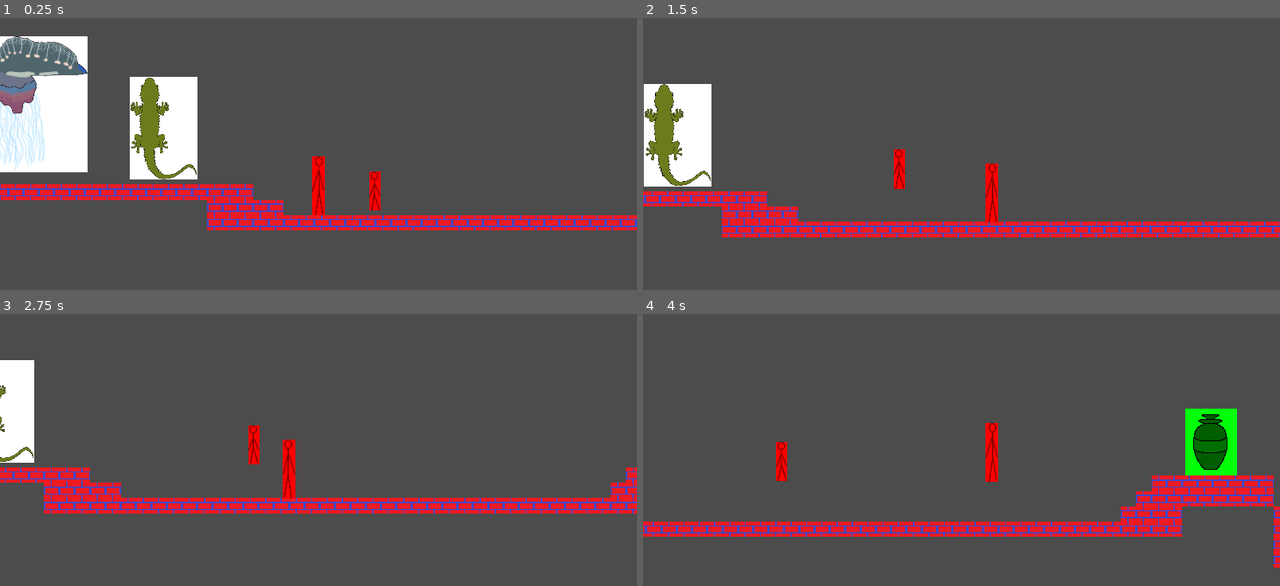
Above: before the commit, frames 1-4 (two rows, left to right).
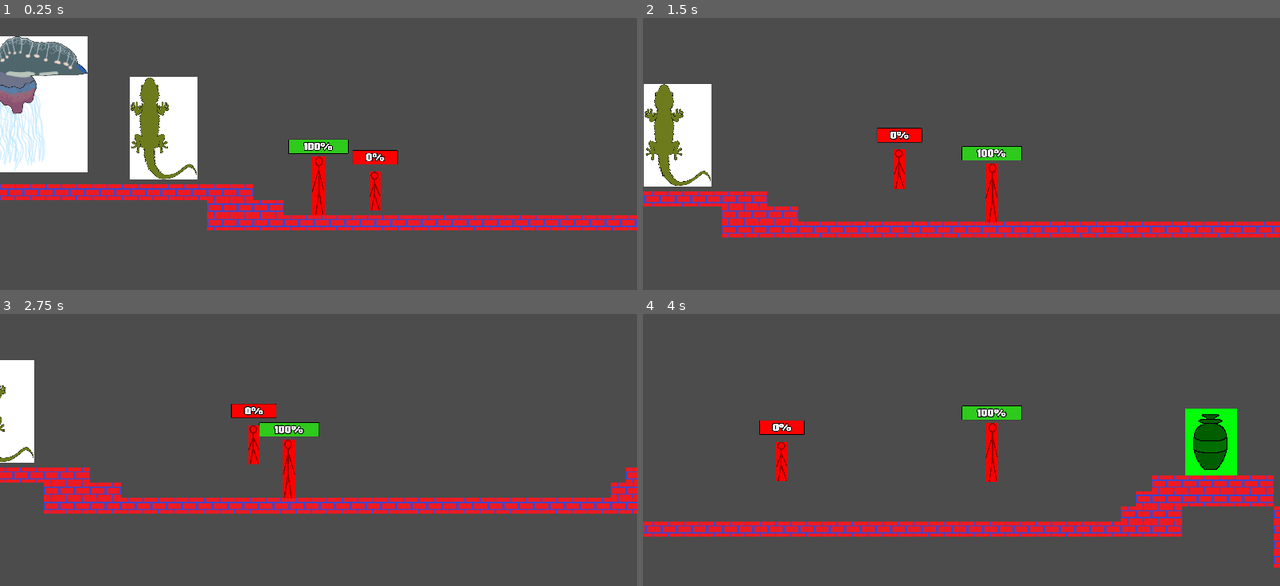
Above: after the commit, the same moments.

Repository: EyeBallTank/PROJECT-NORTUBEL-main-ish
Game: Godot game, scene res://src/levels/LevelTemplate3.tscn
Same seed, same stepped clock (60 frames per second), same inputs: the game is played once before the commit and once after it. This scene is started directly instead of the project's main scene.
Inputs:
- Up to frame 1 (0.25 s): no input
- Up to frame 2 (1.5 s): hold F (followme) 0.53-1.28 s; hold Right (right) from 0.53 s (still down); tap Up (jumpup) at 0.77 s; tap S (standstill) at 1.35 s
- Up to frame 3 (2.75 s): tap Up (jumpup) at 1.52 s; release Right (right) at 2.03 s; hold Left (left) from 2.03 s (still down); hold F (followme) from 2.03 s (still down)
- Up to frame 4 (4 s): release Left (left) at 2.78 s; release F (followme) at 2.78 s; hold Right (right) from 2.78 s (still down); tap S (standstill) at 2.85 s; tap Up (jumpup) at 3.02, 3.77 s; hold F (followme) from 3.53 s (still down)

The runs differ from the first frame. In frame 1, 0.9% of the frame differs, in the area x 45-63%, y 44-54%; in frame 2, 0.9%, in the area x 36-60%, y 40-53%; in frame 3, 0.9%; in frame 4, 0.9%.

Commit message:
added healthbars for the 2 characters
no actual health gameplay system but the player's seems fine?
it's the companion's health bar that seems to break the game somehow

Diff:
--- a/src/levels/LevelTemplate.tscn
+++ b/src/levels/LevelTemplate.tscn
@@ -8,7 +8,7 @@
 [ext_resource path="res://src/level_objects/Gong checkpoint.tscn" type="PackedScene" id=6]
 [ext_resource path="res://src/enemies/gecko enemy.tscn" type="PackedScene" id=7]
 [ext_resource path="res://src/level_hazards/Manowar test.tscn" type="PackedScene" id=8]
-[ext_resource path="res://src/menusandui/healthbar.tscn" type="PackedScene" id=9]
+[ext_resource path="res://src/menusandui/healthbarPlayer.tscn" type="PackedScene" id=9]
 [ext_resource path="res://src/level_objects/Door.tscn" type="PackedScene" id=10]
 [ext_resource path="res://src/levels/LevelTemplate.gd" type="Script" id=11]
 [ext_resource path="res://screens/PauseMenu.tscn" type="PackedScene" id=12]
--- a/src/levels/LevelTemplate2.tscn
+++ b/src/levels/LevelTemplate2.tscn
@@ -5,7 +5,7 @@
 [ext_resource path="res://src/play_actors/Companion.tscn" type="PackedScene" id=3]
 [ext_resource path="res://src/level_objects/Door.tscn" type="PackedScene" id=4]
 [ext_resource path="res://src/levels/LevelTemplate2.gd" type="Script" id=5]
-[ext_resource path="res://src/menusandui/healthbar.tscn" type="PackedScene" id=9]
+[ext_resource path="res://src/menusandui/healthbarPlayer.tscn" type="PackedScene" id=9]
 
 [sub_resource type="ConvexPolygonShape2D" id=1]
 points = PoolVector2Array( 0, 0, 64, 0, 64, 64, 0, 64 )
--- a/src/menusandui/healthbar.tscn
+++ /dev/null
@@ -1,7 +0,0 @@
-[gd_scene format=2]
-
-[node name="Healthbar" type="ProgressBar"]
-margin_left = 1.0
-margin_top = -32.0
-margin_right = 169.0
-margin_bottom = -1.0
--- /dev/null
+++ b/src/menusandui/healthbarCompanion.tscn
@@ -0,0 +1,46 @@
+[gd_scene load_steps=6 format=2]
+
+[ext_resource path="res://assets/fonts/mikodacs-font/Mikodacspcs-wAv9.otf" type="DynamicFontData" id=1]
+
+[sub_resource type="StyleBoxFlat" id=1]
+bg_color = Color( 1, 0, 0, 1 )
+border_width_left = 2
+border_width_top = 2
+border_width_right = 2
+border_width_bottom = 2
+border_color = Color( 0, 0, 0, 1 )
+corner_radius_top_left = 3
+corner_radius_top_right = 3
+corner_radius_bottom_right = 3
+corner_radius_bottom_left = 3
+shadow_color = Color( 0, 0, 0, 0 )
+
+[sub_resource type="StyleBoxFlat" id=2]
+bg_color = Color( 0.184314, 0.796078, 0.113725, 1 )
+border_width_left = 2
+border_width_top = 2
+border_width_right = 2
+border_width_bottom = 2
+border_color = Color( 0, 0, 0, 1 )
+corner_radius_top_left = 3
+corner_radius_top_right = 3
+corner_radius_bottom_right = 3
+corner_radius_bottom_left = 3
+
+[sub_resource type="Theme" id=3]
+ProgressBar/styles/bg = SubResource( 1 )
+ProgressBar/styles/fg = SubResource( 2 )
+
+[sub_resource type="DynamicFont" id=4]
+size = 55
+outline_size = 3
+outline_color = Color( 0, 0, 0, 1 )
+font_data = ExtResource( 1 )
+
+[node name="HealthbarCompanion" type="ProgressBar"]
+margin_left = 1.0
+margin_top = -61.0
+margin_right = 190.0
+margin_bottom = -1.0
+theme = SubResource( 3 )
+custom_fonts/font = SubResource( 4 )
--- /dev/null
+++ b/src/menusandui/healthbarPlayer.tscn
@@ -0,0 +1,46 @@
+[gd_scene load_steps=6 format=2]
+
+[ext_resource path="res://assets/fonts/mikodacs-font/Mikodacspcs-wAv9.otf" type="DynamicFontData" id=1]
+
+[sub_resource type="StyleBoxFlat" id=1]
+bg_color = Color( 1, 0, 0, 1 )
+border_width_left = 2
+border_width_top = 2
+border_width_right = 2
+border_width_bottom = 2
+border_color = Color( 0, 0, 0, 1 )
+corner_radius_top_left = 3
+corner_radius_top_right = 3
+corner_radius_bottom_right = 3
+corner_radius_bottom_left = 3
+shadow_color = Color( 0, 0, 0, 0 )
+
+[sub_resource type="StyleBoxFlat" id=2]
+bg_color = Color( 0.184314, 0.796078, 0.113725, 1 )
+border_width_left = 2
+border_width_top = 2
+border_width_right = 2
+border_width_bottom = 2
+border_color = Color( 0, 0, 0, 1 )
+corner_radius_top_left = 3
+corner_radius_top_right = 3
+corner_radius_bottom_right = 3
+corner_radius_bottom_left = 3
+
+[sub_resource type="Theme" id=3]
+ProgressBar/styles/bg = SubResource( 1 )
+ProgressBar/styles/fg = SubResource( 2 )
+
+[sub_resource type="DynamicFont" id=4]
+size = 55
+outline_size = 3
+outline_color = Color( 0, 0, 0, 1 )
+font_data = ExtResource( 1 )
+
+[node name="HealthbarPlayer" type="ProgressBar"]
+margin_left = 1.0
+margin_top = -61.0
+margin_right = 252.0
+margin_bottom = -1.0
+theme = SubResource( 3 )
+custom_fonts/font = SubResource( 4 )
--- a/src/play_actors/CompanionCopy.gd
+++ b/src/play_actors/CompanionCopy.gd
@@ -6,11 +6,9 @@
 
 export var speed: = Vector2(300.0, 1000.0)
 export var gravity: = 3000.0
+export var health : int = 50
 
 var velocity: = Vector2.ZERO
-
-
-
 
 
 #I took Gonkee's Jared AI code and tried to change it to my preferences.
@@ -28,6 +26,7 @@
 var state = STANDSTILL
 
 onready var Player = get_parent().get_node("Player")
+onready var healthBar = $HealthBarCompanion
 
 var vel = Vector2(0, 0)
 
@@ -45,6 +44,7 @@
 
 func _ready():
 	set_process(true)
+#	healthBar.max_value = health
 
 
 func set_dir(target_dir):
@@ -52,7 +52,10 @@
 		next_dir = target_dir
 		next_dir_time = OS.get_ticks_msec() + react_time
 
-func _process(delta):
+#changed _process to _physics_process in this part. is it a good idea?
+func _physics_process(delta):
+#	healthBar.value = health
+#for some reason, these 2 healthBar related code lines break the game, even though they seem exactly like the Player's version which works
 	match state:
 		FOLLOWME:
 			if Player.position.x < position.x - target_player_distance:
--- a/src/play_actors/CompanionCopy.tscn
+++ b/src/play_actors/CompanionCopy.tscn
@@ -1,7 +1,8 @@
-[gd_scene load_steps=4 format=2]
+[gd_scene load_steps=5 format=2]
 
 [ext_resource path="res://src/play_actors/CompanionCopy.gd" type="Script" id=1]
 [ext_resource path="res://assets/sprites/play_actor_sprites/companion placeholder sprite.png" type="Texture" id=2]
+[ext_resource path="res://src/menusandui/healthbarCompanion.tscn" type="PackedScene" id=3]
 
 [sub_resource type="RectangleShape2D" id=1]
 extents = Vector2( 23, 81 )
@@ -19,3 +20,9 @@
 [node name="CollisionShape2D" type="CollisionShape2D" parent="."]
 position = Vector2( -1, -82 )
 shape = SubResource( 1 )
+
+[node name="HealthbarCompanion" parent="." instance=ExtResource( 3 )]
+margin_left = -95.0
+margin_top = -254.0
+margin_right = 94.0
+margin_bottom = -194.0
--- a/src/play_actors/PlayerCopy.gd
+++ b/src/play_actors/PlayerCopy.gd
@@ -5,6 +5,7 @@
 export var speed: = Vector2(300.0, 1000.0)
 export var gravity: = 3000.0
 export var jump_buffer_time : int  = 15
+export var health : int = 100
 
 var velocity: = Vector2.ZERO
 var jump_buffer_counter : int = 0
@@ -31,8 +32,13 @@
 var STOP_FORCE = 900
 var JUMP_SPEED = 1500
 
+onready var healthBar = $HealthbarPlayer
+
+func _ready():
+	healthBar.max_value = health
 
 func _physics_process(delta):
+	healthBar.value = health
 	# Still using frankensteined code to do this
 	match state:
 		PUSH:
--- a/src/play_actors/PlayerCopy.tscn
+++ b/src/play_actors/PlayerCopy.tscn
@@ -1,7 +1,8 @@
-[gd_scene load_steps=4 format=2]
+[gd_scene load_steps=5 format=2]
 
 [ext_resource path="res://assets/sprites/play_actor_sprites/player placeholder sprite.png" type="Texture" id=1]
 [ext_resource path="res://src/play_actors/PlayerCopy.gd" type="Script" id=2]
+[ext_resource path="res://src/menusandui/healthbarPlayer.tscn" type="PackedScene" id=3]
 
 [sub_resource type="RectangleShape2D" id=1]
 extents = Vector2( 25.5, 122 )
@@ -24,3 +25,9 @@
 current = true
 zoom = Vector2( 2.6, 2.6 )
 smoothing_enabled = true
+
+[node name="HealthbarPlayer" parent="." instance=ExtResource( 3 )]
+margin_left = -126.0
+margin_top = -318.0
+margin_right = 125.0
+margin_bottom = -258.0
